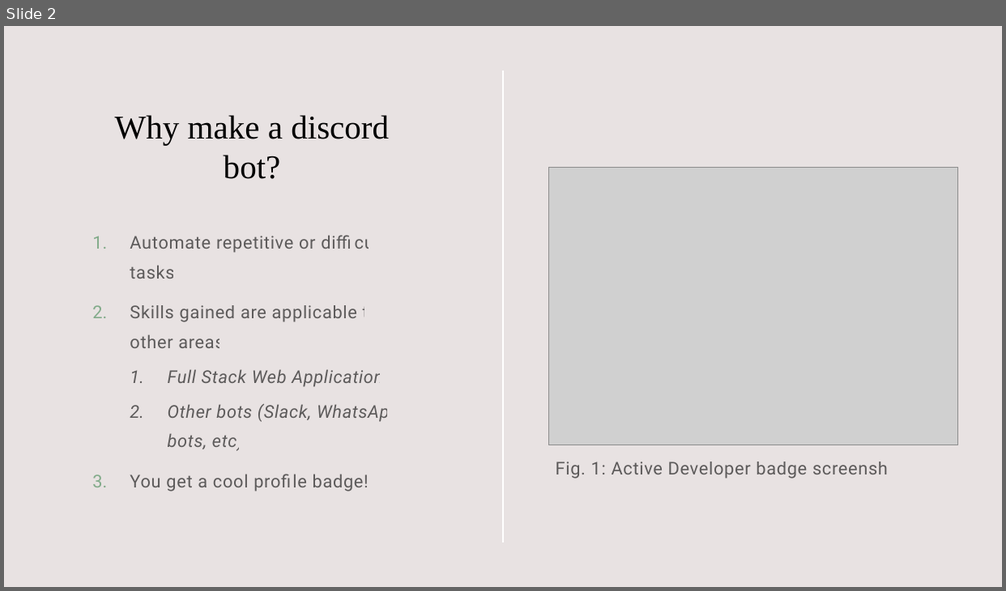
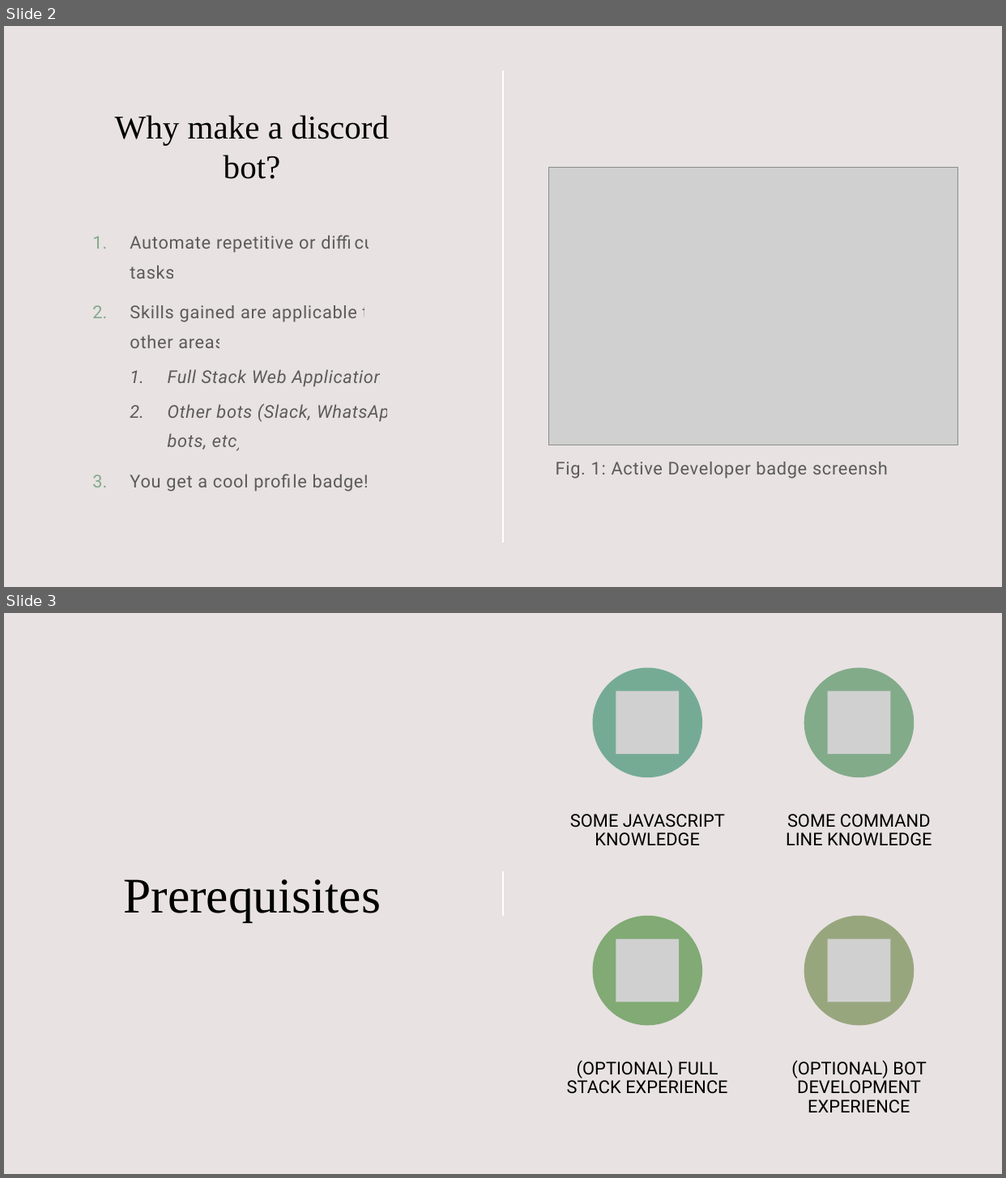
Before and after one commit to williamsantosa/cse185s-presentation, a slide deck: presentation.pptx. Shown one above the other, each under a label of ours: slide 2 before the commit, slides 2 and 3 after it. The pictures are 1006x591 and 1006x1178 pixels, drawn with LibreOffice and Linux fonts; fonts in the diff are those of the drawing; grey boxes stand for pictures. Boxes give left, top, right and bottom in pixels: in the first picture for what was removed or moved away, otherwise in the second. Text is boxed around its words. In the diff, an @@ line names an element or a change of style, - is before the commit and + after.

```diff
--- a/presentation.pptx
+++ b/presentation.pptx
@@ slide 3 added at [4,613,1002,1174], background #E8E2E2 @@
@@ title added at [123,879,381,922], 48 pt, text #000000 @@
+Prerequisites
@@ line added from (503, 871) to (503, 916), #FFFFFF 1 pt @@
@@ group added at [567,667,932,1114]: 4 ellipses, 4 pictures, 4 texts @@
+SOME JAVASCRIPT KNOWLEDGE
+SOME COMMAND LINE KNOWLEDGE
+(OPTIONAL) FULL STACK EXPERIENCE
+(OPTIONAL) BOT DEVELOPMENT EXPERIENCE
```
Also in this commit, not shown: 3 slides changed, 13 other slides added, 4 other files.
